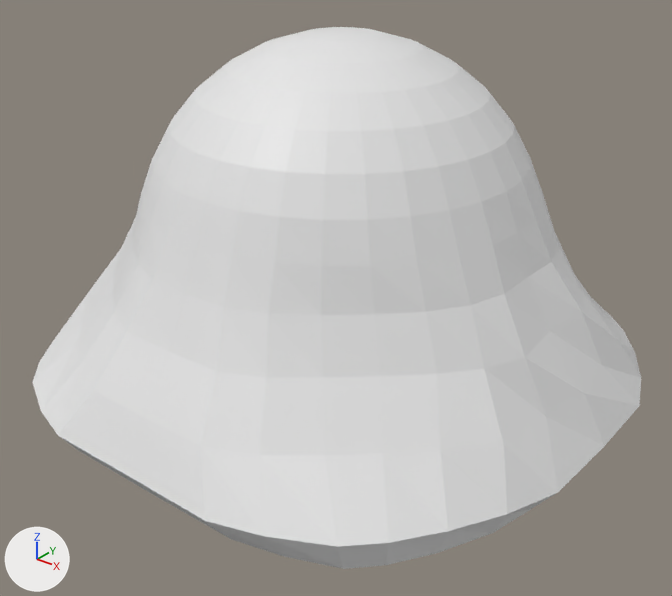
A saved change to the Blender file Assets/Art/3DModels/slime.blend.
The view is the same before and after, from a 50 mm camera at (2.77, -3.51, 2.28) aimed at (0.08, -0.15, 0.19). The axes (+X, +Y, +Z) are drawn at lower left. The lights are the same throughout.
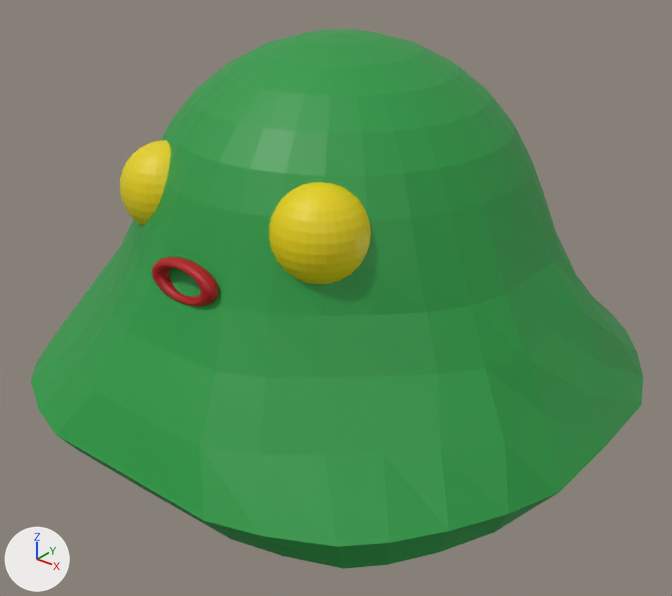
Where the newer file only moved an object's origin or applied its transform, the numbers keep the older frame.

Location of each change, [x1, y1, x2, y2] in pixels of the pictures (672 x 596 px):
'Sphere', recoloured (white to green)
    both: [31, 27, 643, 569]
'Sphere.001', added (yellow)
    after: [269, 182, 371, 284]
'Sphere.002', added (yellow)
    after: [120, 140, 171, 225]
'Torus', added (red)
    after: [152, 257, 219, 306]

Diff of the bpy script that builds the scene:
```diff
--- a/Assets/Art/3DModels/slime.blend.py
+++ b/Assets/Art/3DModels/slime.blend.py
@@ mat_material @@
+mat_material = principled_material('Material')
+mat_material.base_color = (0.0182, 0.321, 0.0542)  # green #259a42
@@ mat_material_002 @@
+mat_material_002 = principled_material('Material.002')
+mat_material_002.base_color = (0.431, 0.0, 0.00556)  # red #af0011
@@ mat_material_003 @@
+mat_material_003 = principled_material('Material.003')
+mat_material_003.base_color = (0.801, 0.64, 0.0)  # yellow #e7d100
@@ me_sphere @@
 me_sphere.from_pydata(...)  # 482 vertices, 512 faces; spans x -1.53..1.53, y -1.5..1.5, z -0.93..1.0
+me_sphere.materials.append(mat_material)  # green #259a42
@@ me_torus @@
+me_torus.from_pydata(...)  # a torus around z (ring radius 1.0, tube radius 0.25) spanning x -1.25..1.25, y -1.25..1.25, z -0.25..0.25
+me_torus.materials.append(mat_material_002)  # red #af0011
@@ me_sphere_002 @@
+me_sphere_002.from_pydata(...)  # a UV sphere (32 segments, 16 rings, poles along z) spanning x -1.0..1.0, y -1.0..1.0, z -1.0..1.0
+me_sphere_002.materials.append(mat_material_003)  # yellow #e7d100
@@ ob_torus @@
+ob_torus = bpy.data.objects.new('Torus', me_torus)
+ob_torus.location = (0.0, -1.078, 0.6)
+ob_torus.rotation_euler = (1.571, 1.571, 0.0)  # degrees (90, 90, 0)
+ob_torus.scale = (0.079, 0.152, 0.152)
@@ ob_sphere_002 @@
+ob_sphere_002 = bpy.data.objects.new('Sphere.002', me_sphere_002)
+ob_sphere_002.parent = ob_torus
+ob_sphere_002.matrix_parent_inverse = Matrix(((0.0, 0.0, -12.66, 7.596), (6.561, 0.0, 0.0, 0.0), (0.0, -6.561, 0.0, -7.041), (0.0, 0.0, 0.0, 1.0)))
+ob_sphere_002.location = (-0.47, -0.722, 0.827)
+ob_sphere_002.scale = (0.221, 0.221, 0.221)
@@ ob_sphere_001 @@
+ob_sphere_001 = bpy.data.objects.new('Sphere.001', me_sphere_002.copy())
+ob_sphere_001.parent = ob_torus
+ob_sphere_001.matrix_parent_inverse = Matrix(((0.0, 0.0, -12.66, 7.596), (6.561, 0.0, 0.0, 0.0), (0.0, -6.561, 0.0, -7.041), (0.0, 0.0, 0.0, 1.0)))
+ob_sphere_001.location = (0.47, -0.722, 0.827)
+ob_sphere_001.scale = (0.221, 0.221, 0.221)
```
